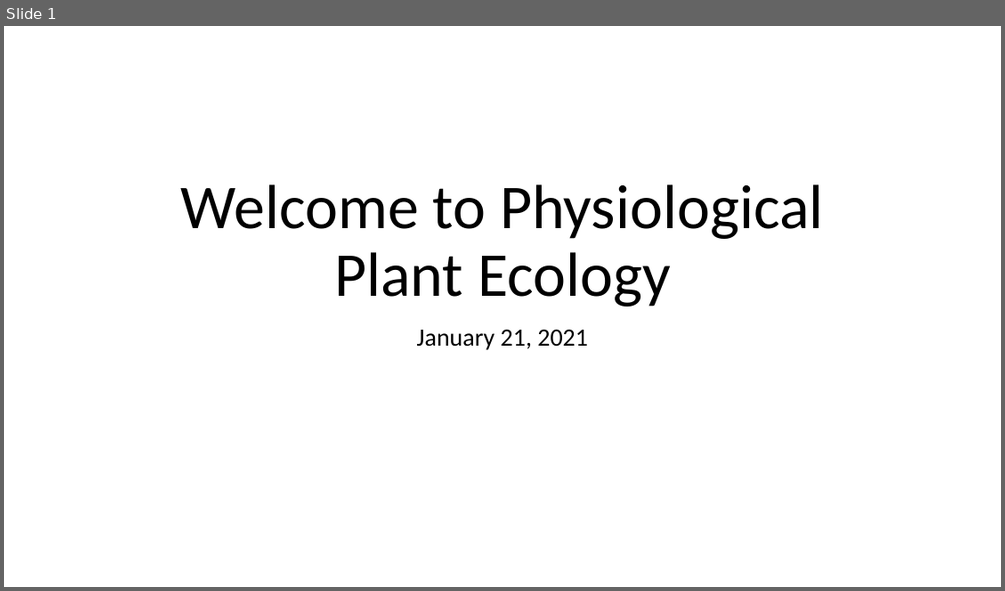
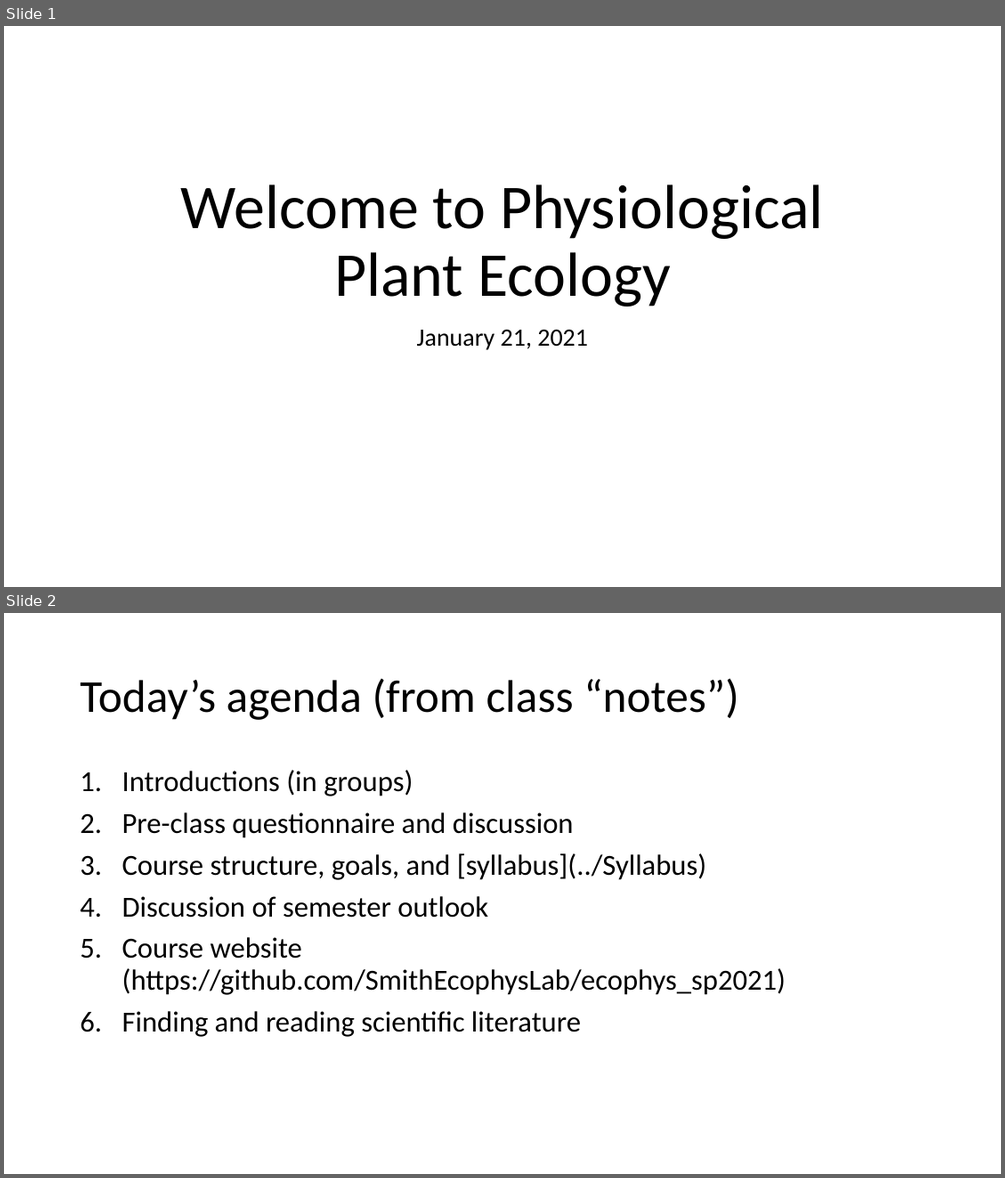
Before and after one commit to SmithEcophysLab/ecophys_sp2021, a slide deck: Lecture_Slides/src/lecure_slides_01.21.2021.pptx. Shown one above the other, each under a label of ours: slide 1 before the commit, slides 1 and 2 after it. The pictures are 1005x591 and 1005x1178 pixels, drawn with LibreOffice and Linux fonts; fonts in the diff are those of the drawing. Boxes give left, top, right and bottom in pixels: in the first picture for what was removed or moved away, otherwise in the second. Text is boxed around its words. In the diff, an @@ line names an element or a change of style, - is before the commit and + after.

```diff
--- a/Lecture_Slides/src/lecure_slides_01.21.2021.pptx
+++ b/Lecture_Slides/src/lecure_slides_01.21.2021.pptx
@@ slide 2 added at [4,613,1001,1174], background #FFFFFF @@
@@ title added at [80,678,739,720], 44 pt, text #000000 @@
+Today’s agenda (from class “notes”)
@@ text added at [122,770,785,1037], 28 pt, text #000000 @@
+1. Introductions (in groups)
+2. Pre-class questionnaire and discussion
+3. Course structure, goals, and [syllabus](../Syllabus)
+4. Discussion of semester outlook
+5. Course website (https://github.com/SmithEcophysLab/ecophys_sp2021)
+6. Finding and reading scientific literature
```
Also in this commit, not shown: 1 other slide added, 4 other files.
